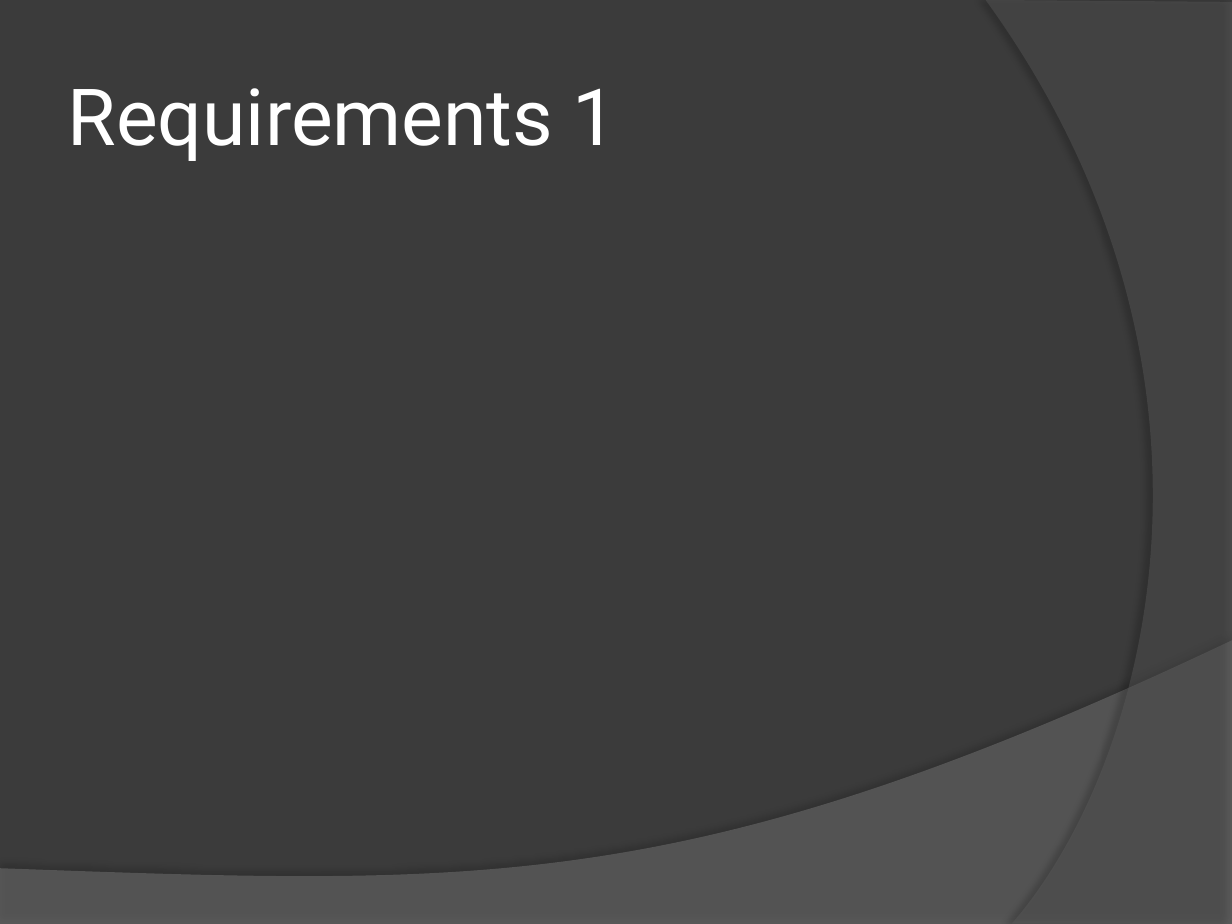
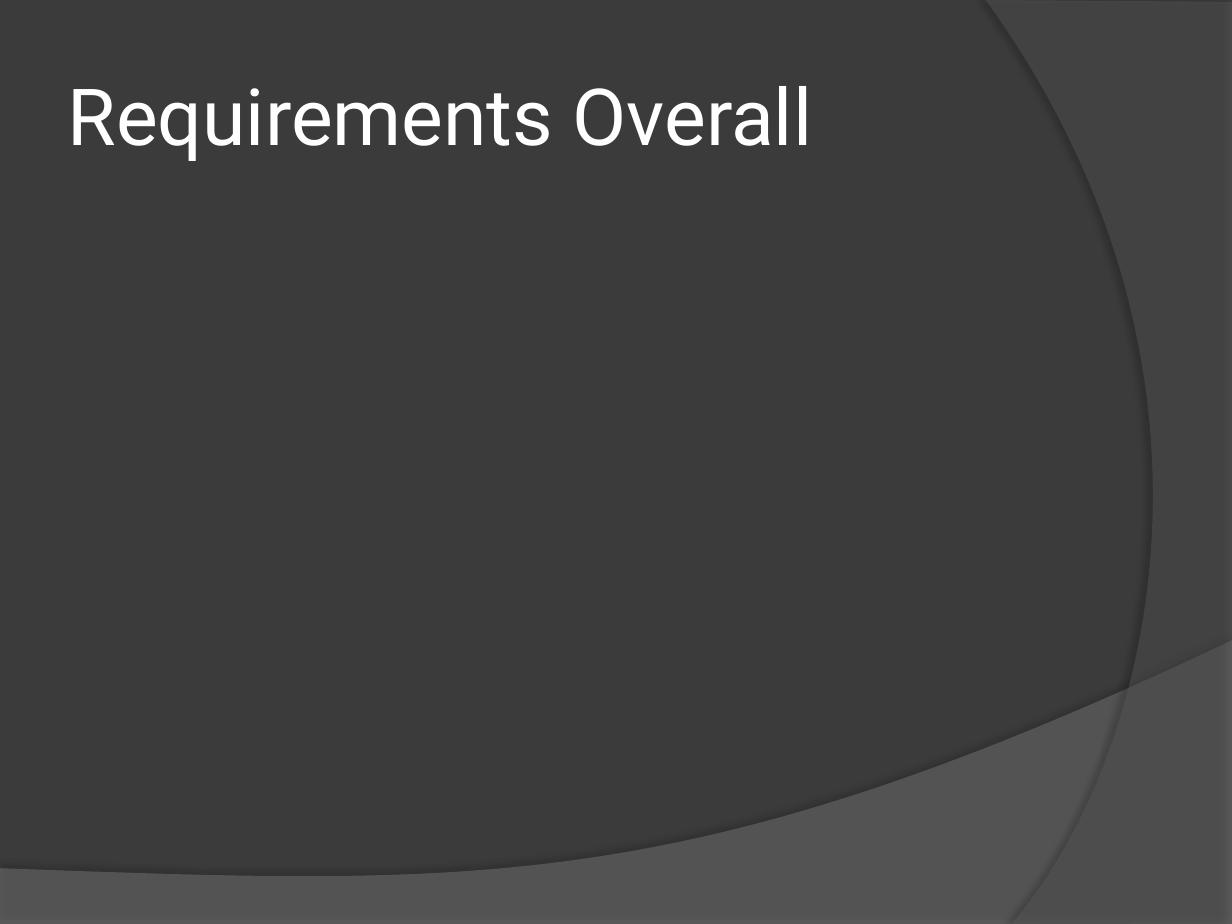
Before and after one commit to bsclayt1/CSE360-Project, a slide deck: slide 7 of Presentation/Presentation.pptx (slide 6 before the commit). Drawn at 1232x924 pixels with LibreOffice and Linux fonts; fonts in the diff are those of the drawing. Boxes give left, top, right and bottom in pixels: in the first picture for what was removed or moved away, otherwise in the second. Text is boxed around its words. In the diff, an @@ line names an element or a change of style, - is before the commit and + after.

```diff
--- a/Presentation/Presentation.pptx
+++ b/Presentation/Presentation.pptx
@@ title at <box>68,86,813,161</box>: text changed @@
-Requirements 1
+Requirements Overall
```
Also in this commit, not shown: 8 other slides changed, 1 slide added, 4 slides removed, 8 other files.
